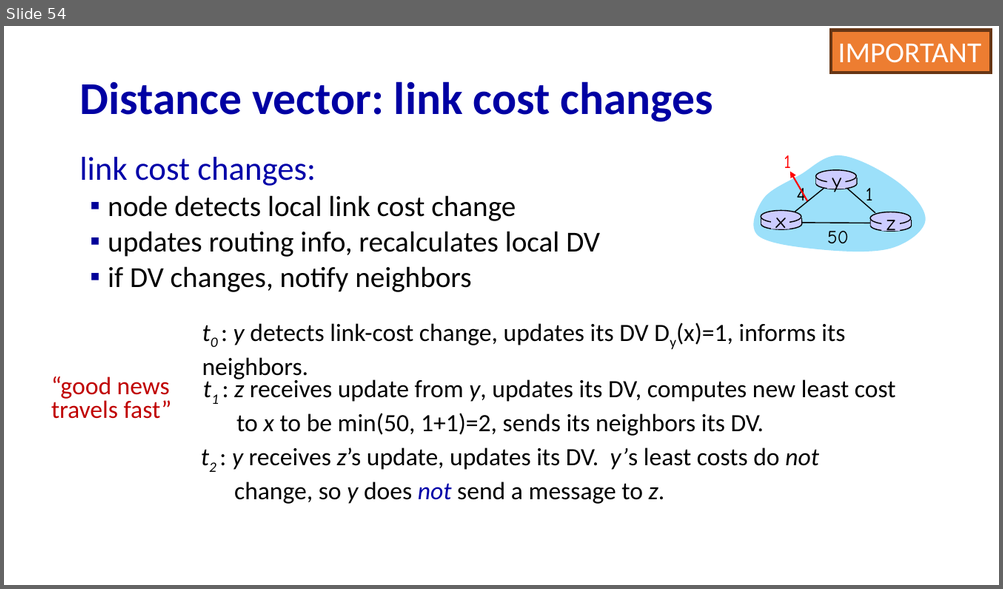
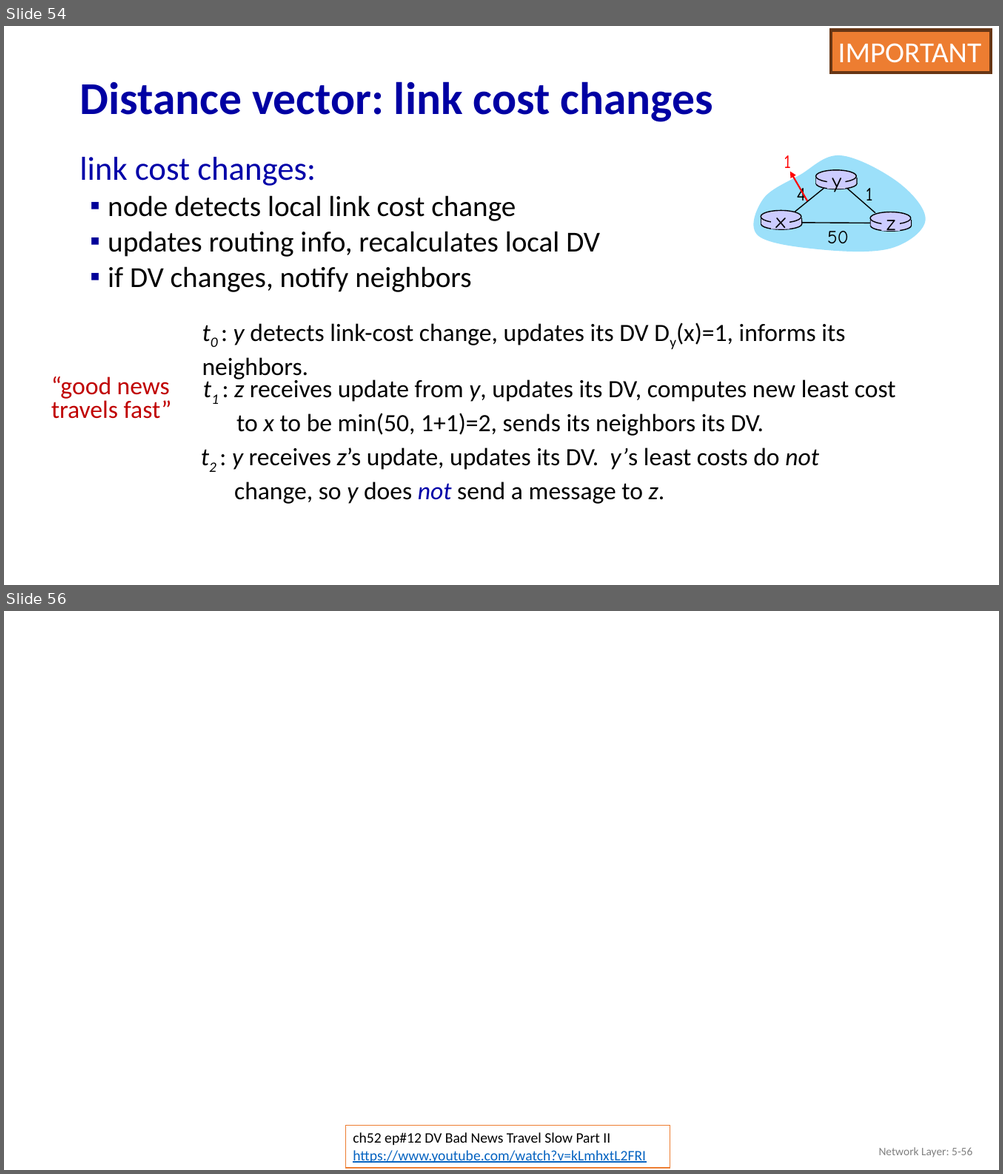
Before and after one commit to guhofstra/CSC175, a slide deck: PPTs/5.1 5.2 Control Plan Routing Protocols.pptx. Shown one above the other, each under a label of ours: slide 54 before the commit, slides 54 and 56 after it; the slides between them are not shown. The pictures are 1003x589 and 1003x1174 pixels, drawn with LibreOffice and Linux fonts; fonts in the diff are those of the drawing; background and template pictures are left out. Boxes give left, top, right and bottom in pixels: in the first picture for what was removed or moved away, otherwise in the second. Text is boxed around its words. In the diff, an @@ line names an element or a change of style, - is before the commit and + after.

```diff
--- a/PPTs/5.1 5.2 Control Plan Routing Protocols.pptx
+++ b/PPTs/5.1 5.2 Control Plan Routing Protocols.pptx
@@ slide 56 added at (4, 611, 999, 1170), background picture (left out) @@
@@ rectangle added at (346, 1126, 669, 1168), fill #FFFFFF, outline #ED7D31 1 pt, 14 pt, text #0563C1, underline @@
+ch52 ep#12 DV Bad News Travel Slow Part II
+https://www.youtube.com/watch?v=kLmhxtL2FRI
@@ text added at (879, 1147, 972, 1158), 11 pt, text #808080 @@
+Network Layer: 5-56
```
Also in this commit, not shown: 2 slides changed, 2 other slides added, 1 slide removed, 31 other files.
